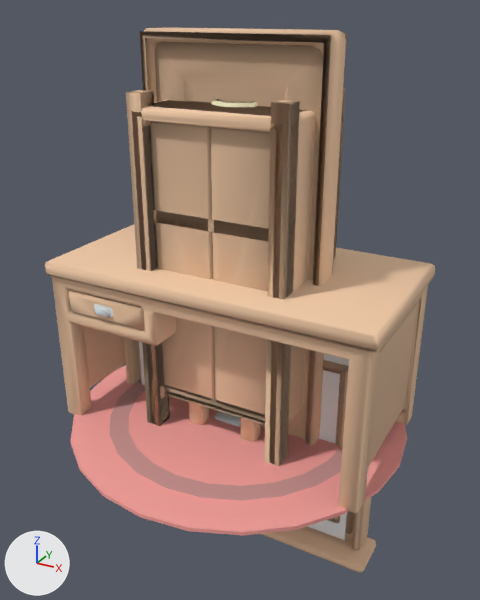
The glTF model apps/mobile/assets/models/lobby-furniture.glb: old version first, new version second.
One viewpoint serves both versions: a camera (50 mm lens) standing at (2.14, -3.88, 2.95) and looking at (0.0, 0.02, 0.99). The lights are fixed; the arrows at lower left show +X, +Y and +Z. The first picture is the older version. Where no turn or scale is listed for an object, it has been applied to the vertices.

Objects in the first picture: 'bookcase_bookcaseOpen(Clone)', 'chair_chair(Clone)', 'desk_desk(Clone)', 'desk_drawer', 'door_door', 'door_doorway(Clone)', 'rug_rugRound(Clone)', 'wardrobe_bookcaseClosedDoors(Clone)', 'wardrobe_doorLeft', 'wardrobe_doorRight', 'windowView_windowView', 'window_win_sill' and 7 more.
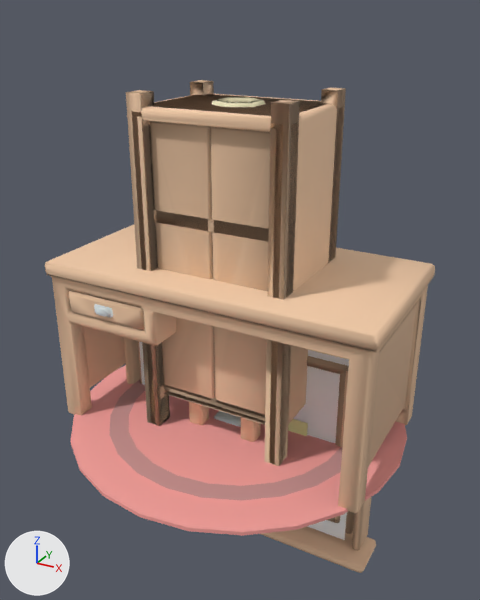
Where the change shows, as pixel boxes (x1, y1, x2, y2) in the pictures (480 x 600 px):
'door_door', deleted (beige)
    before: (155, 42, 323, 439)
'door_doorway(Clone)', deleted
    before: (140, 27, 347, 445)

What the commit changed:
Object 'door_door' (ob_door_door) is deleted.
Object 'door_doorway(Clone)' (ob_door_doorway_clone) is deleted.
